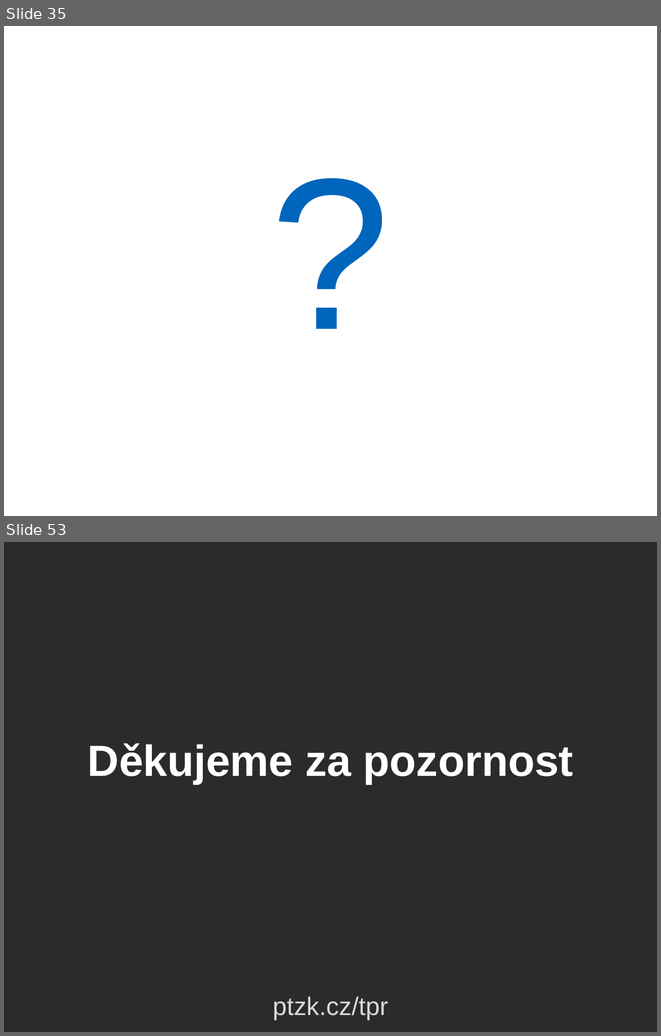
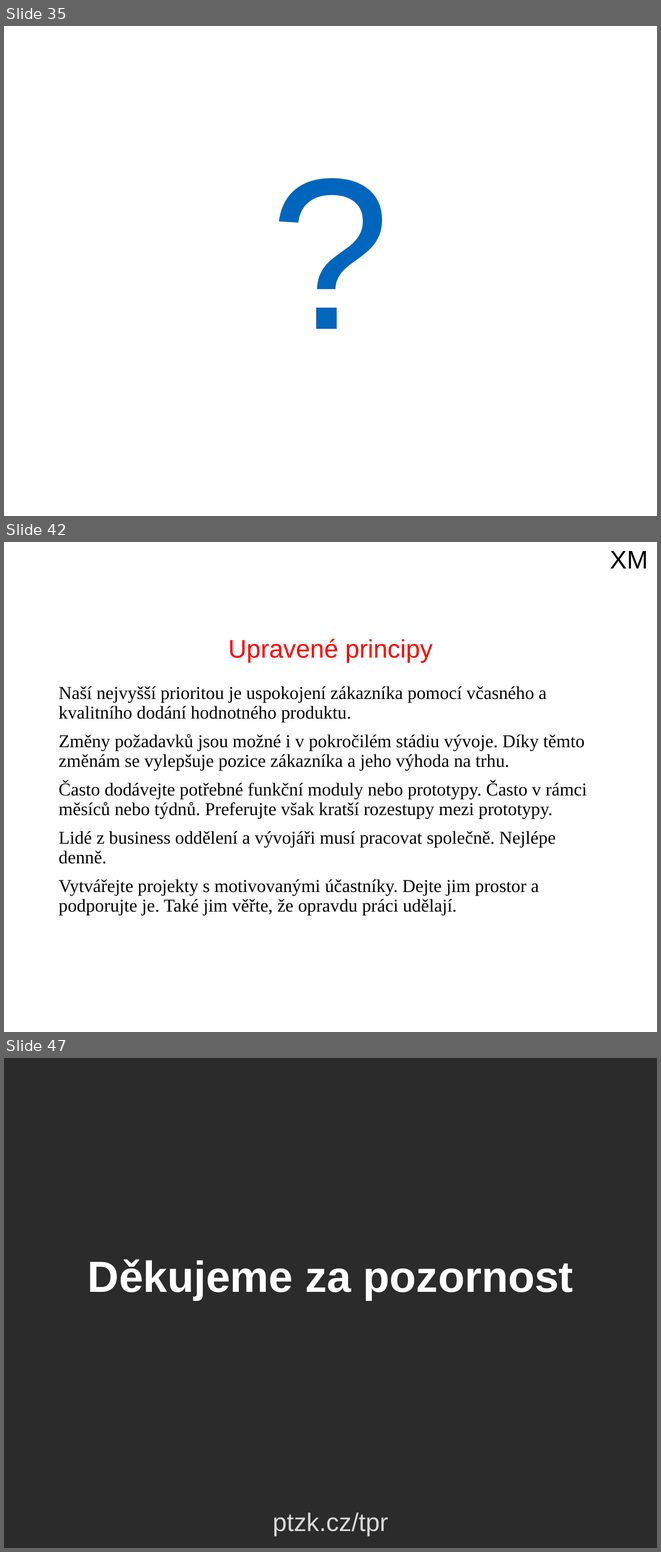
Before and after one commit to ZiipSi/tpr, a slide deck: source/files/prezentace_sem.pptx. Shown one above the other, each under a label of ours: slides 35 and 53 before the commit, slides 35, 42 and 47 after it; the slides between them are not shown. The pictures are 661x1036 and 661x1552 pixels, drawn with LibreOffice and Linux fonts; fonts in the diff are those of the drawing; background and template pictures are left out; a plain dark background stands for a picture behind light text. Boxes give left, top, right and bottom in pixels: in the first picture for what was removed or moved away, otherwise in the second. Text is boxed around its words. In the diff, an @@ line names an element or a change of style, - is before the commit and + after.

Commit message:
upravená seminární prezentace, scrum jen na jeden slide, napsány principy

```diff
--- a/source/files/prezentace_sem.pptx
+++ b/source/files/prezentace_sem.pptx
@@ slide 42 added at box(4, 542, 657, 1032), background #FFFFFF @@
@@ text added at box(610, 551, 648, 568), 28 pt, text #000000 @@
+XM
@@ text added at box(228, 638, 433, 662), 28 pt, text #FF0000 @@
+Upravené principy
@@ text added at box(59, 686, 587, 915), 20 pt, text #000000 @@
+Naší nejvyšší prioritou je uspokojení zákazníka pomocí včasného a kvalitního dodání hodnotného produktu.
+Změny požadavků jsou možné i v pokročilém stádiu vývoje. Díky těmto změnám se vylepšuje pozice zákazníka a jeho výhoda na trhu.
+Často dodávejte potřebné funkční moduly nebo prototypy. Často v rámci měsíců nebo týdnů. Preferujte však kratší rozestupy mezi prototypy.
+Lidé z business oddělení a vývojáři musí pracovat společně. Nejlépe denně.
+Vytvářejte projekty s motivovanými účastníky. Dejte jim prostor a podporujte je. Také jim věřte, že opravdu práci udělají.
@@ what was slide 53 is now slide 47 @@
```
Also in this commit, not shown: 9 slides changed, 1 other slide added, 8 slides removed, 1 other file.
